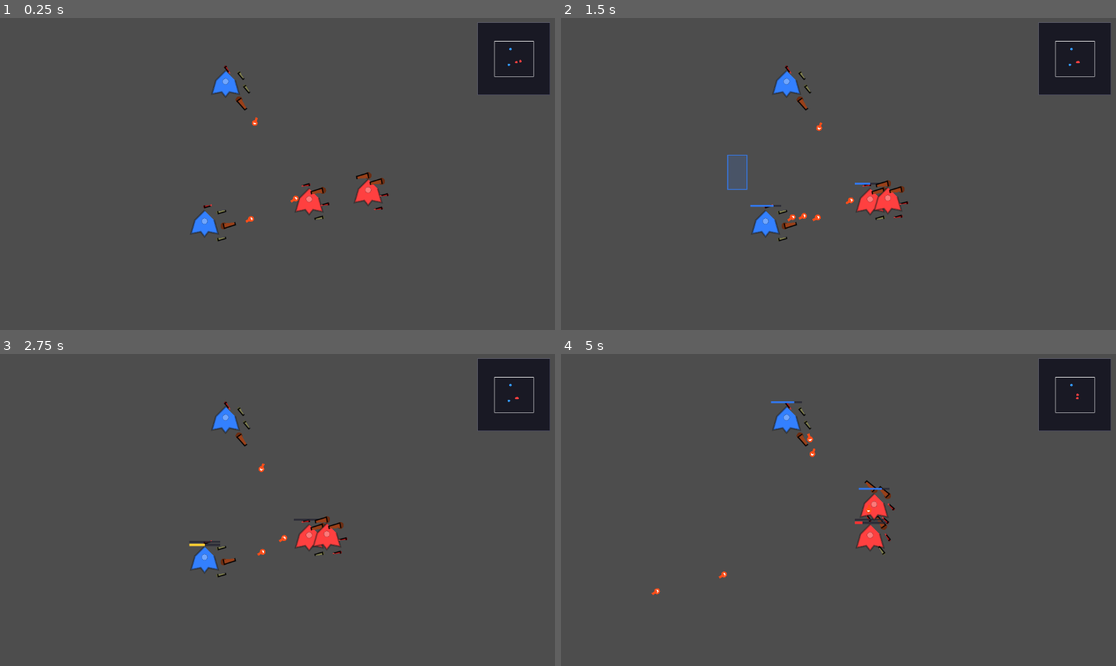
Above: before the commit, frames 1-4 (two rows, left to right).
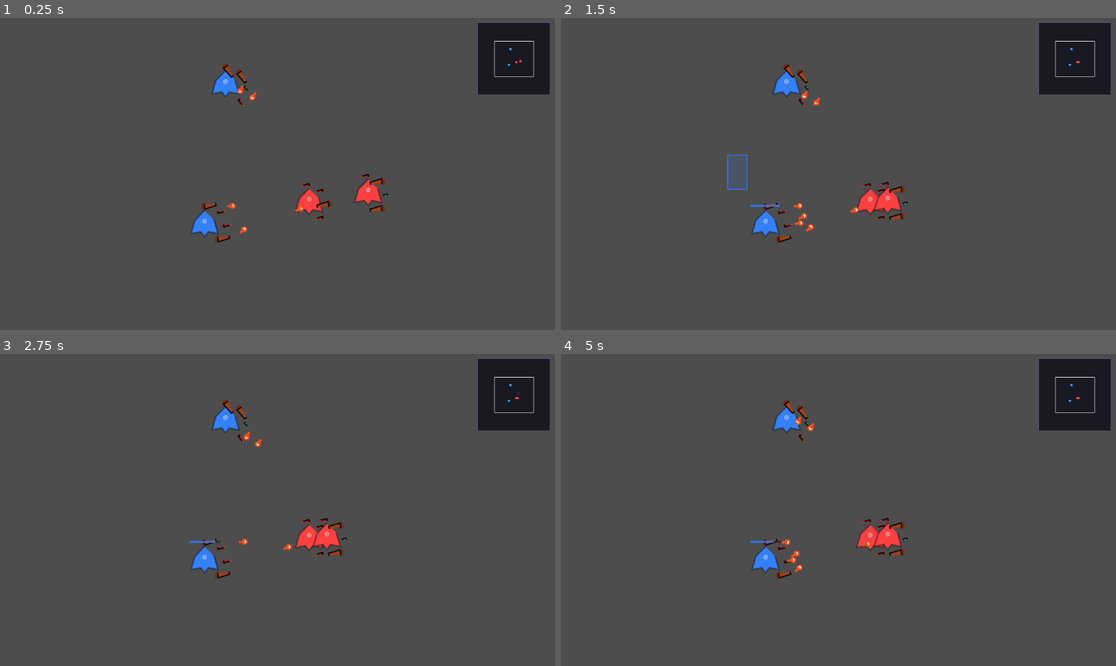
Above: after the commit, the same moments.

Repository: ZhanXuzhao/SpaceRTS
Game: Godot game, scene res://scenes/main.tscn
Same seed, same stepped clock (60 frames per second), same inputs: the game is played once before the commit and once after it.
Inputs (mouse positions are in pixels of both pictures, inside the frame that each line leads up to):
- Up to frame 1 (0.25 s): no input
- Up to frame 2 (1.5 s): tap Enter at 0.5 s; move the mouse to (960, 158) at 0.52 s; tap R at 0.6 s; click (960, 158) at 0.67 s; drag from (727, 189) to (788, 86) at 1.27 s
- Up to frame 3 (2.75 s): move the mouse to (333, 441) at 2.02 s; hold Shift from 2.03 s (still down)
- Up to frame 4 (5 s): release Shift at 2.75 s; drag from (810, 572) to (821, 469) at 2.77 s; move the mouse to (1005, 556) at 3.52 s; hold A 3.53-4.25 s; tap Q at 3.6 s; drag from (672, 463) to (871, 510) at 4.27 s

The runs differ from the first frame. In frame 1, 0.6% of the frame differs, in the area x 36-71%, y 14-73%; in frame 2, 0.6%; in frame 3, 0.6%; in frame 4, 1.6%, in the area x 16-94%, y 12-78%.

Commit message:
Shield/hull x10, add PD weapon to intercept missiles

Diff:
--- a/scripts/main.gd
+++ b/scripts/main.gd
@@ -329,9 +329,10 @@
 
 
 func _random_weapon() -> Weapon:
-	var roll = randi() % 3
+	var roll = randi() % 4
 	match roll:
 		0: return Weapon.create_bullet()
 		1: return Weapon.create_missile()
 		2: return Weapon.create_laser()
+		3: return Weapon.create_pd()
 	return Weapon.create_bullet()
--- a/scripts/projectile.gd
+++ b/scripts/projectile.gd
@@ -24,6 +24,8 @@
 
 
 func _ready() -> void:
+	add_to_group("projectiles")
+
 	# 设置圆形碰撞
 	var shape = CircleShape2D.new()
 	shape.radius = projectile_size
--- a/scripts/unit.gd
+++ b/scripts/unit.gd
@@ -8,8 +8,8 @@
 @export var team: Team = Team.BLUE
 
 # ----- 护盾 & 结构 -----
-@export var max_shield: float = 100.0
-@export var max_hull: float = 100.0
+@export var max_shield: float = 1000.0
+@export var max_hull: float = 1000.0
 @export var shield_regen_rate: float = 8.0
 
 var shield: float
@@ -166,6 +166,18 @@
 			_is_moving = true
 			_has_saved_move = false
 
+	# ---- PD 拦截导弹 ----
+	for i in range(slot_count):
+		var w = _slot_weapons[i]
+		if w == null or w.weapon_type != Weapon.WeaponType.PD:
+			continue
+		if _slot_cooldowns[i] > 0.0:
+			continue
+		var proj = _find_nearest_enemy_projectile(w.range)
+		if proj != null:
+			_slot_cooldowns[i] = w.cooldown
+			proj.queue_free()
+
 	# ---- 移动 ----
 	if _is_moving:
 		_move_toward_target(delta)
@@ -275,6 +287,21 @@
 	return nearest
 
 
+func _find_nearest_enemy_projectile(search_range: float) -> Node:
+	var nearest: Node = null
+	var nearest_dist = search_range
+	for proj in get_tree().get_nodes_in_group("projectiles"):
+		if not is_instance_valid(proj):
+			continue
+		if proj.team == team:
+			continue
+		var dist = global_position.distance_to(proj.global_position)
+		if dist < nearest_dist:
+			nearest_dist = dist
+			nearest = proj
+	return nearest
+
+
 func take_damage(amount: float, attacker: Unit = null) -> void:
 	# 护盾先吸收伤害
 	if shield > 0.0:
@@ -443,6 +470,10 @@
 			barrel_len = 14.0
 			barrel_width = 4.0
 			color = Color(0.7, 0.1, 0.1)
+		Weapon.WeaponType.PD:
+			barrel_len = 8.0
+			barrel_width = 3.0
+			color = Color(0.1, 0.8, 0.5)
 
 	# 底座
 	draw_circle(offset, barrel_width * 0.7, color.darkened(0.3))
--- a/scripts/weapon.gd
+++ b/scripts/weapon.gd
@@ -1,7 +1,7 @@
 class_name Weapon
 extends Resource
 
-enum WeaponType { BULLET, MISSILE, LASER }
+enum WeaponType { BULLET, MISSILE, LASER, PD }
 
 ## 武器类型
 @export var weapon_type: WeaponType = WeaponType.BULLET
@@ -72,9 +72,21 @@
 	return w
 
 
+static func create_pd() -> Weapon:
+	var w = Weapon.new()
+	w.weapon_type = WeaponType.PD
+	w.damage = 1.0  # 对飞船极低伤害
+	w.range = 160.0  # 短距拦截
+	w.cooldown = 0.2  # 极快射速
+	w.projectile_color = Color(0.2, 1.0, 0.7)  # 青绿色
+	w.turn_speed = 800.0  # 极快转向
+	return w
+
+
 func get_display_name() -> String:
 	match weapon_type:
 		WeaponType.BULLET: return "子弹"
 		WeaponType.MISSILE: return "导弹"
 		WeaponType.LASER: return "激光"
+		WeaponType.PD: return "PD近防"
 	return "未知"
